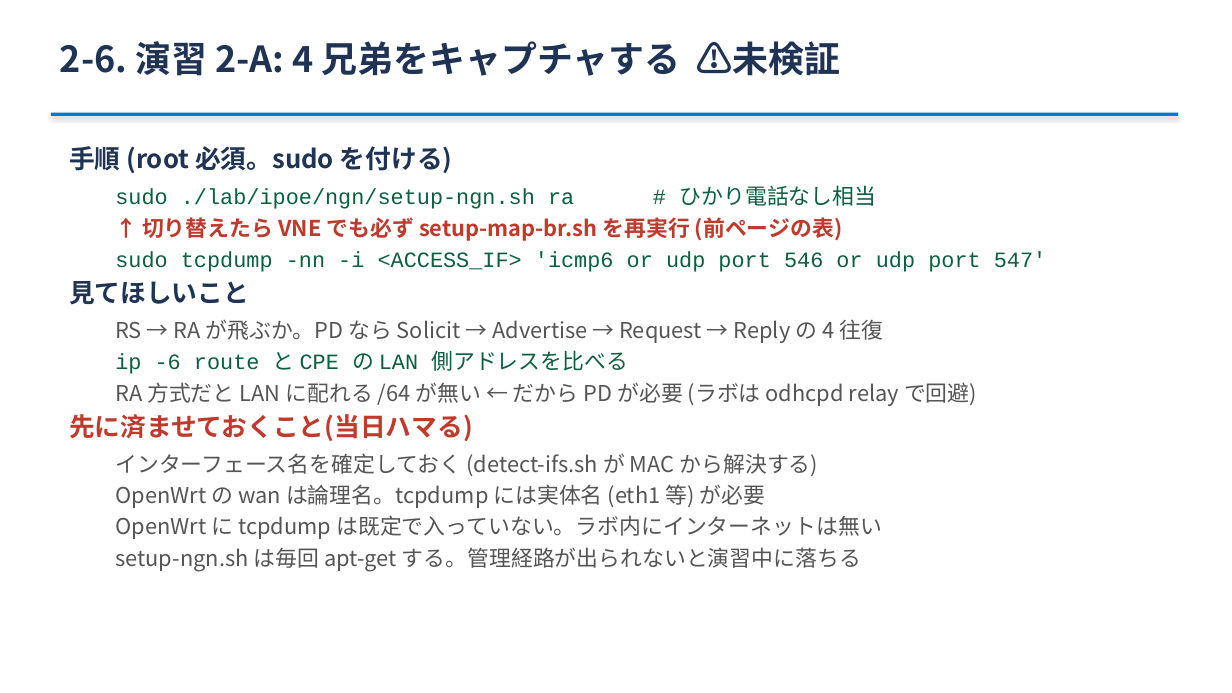
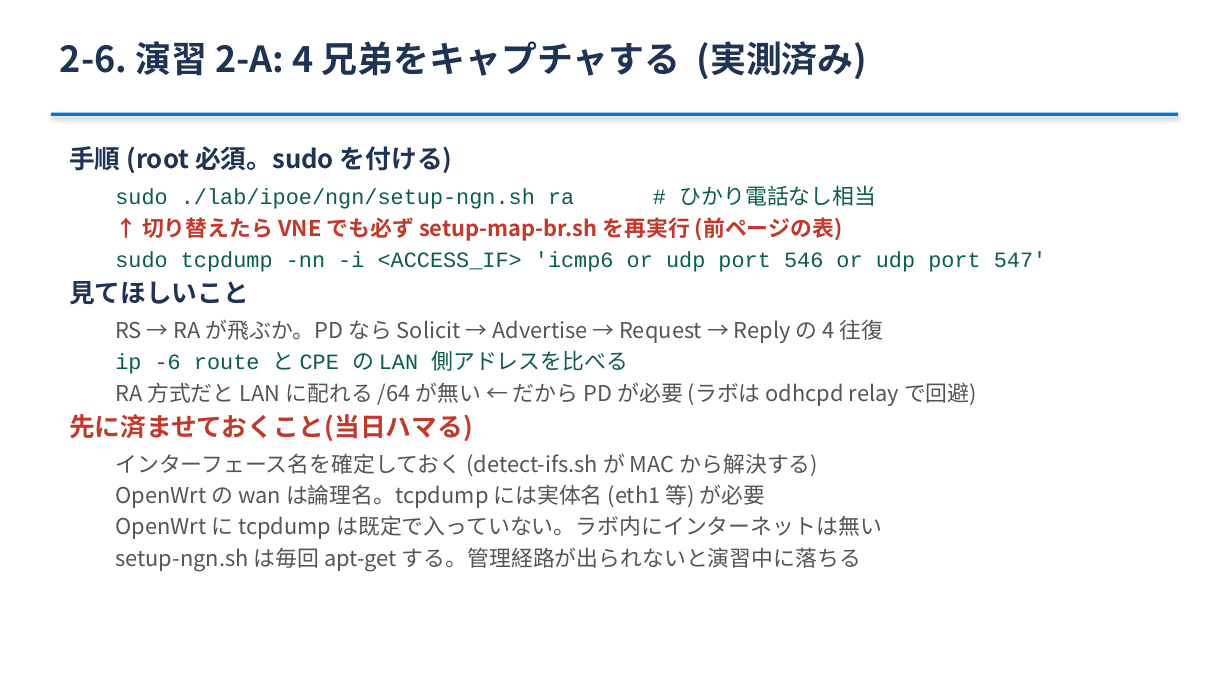
Before and after one commit to ginchankawaii/claude-code-book-template, a slide deck: slide 18 of docs/ipoe-lab/slides/toranomaki.pptx. Drawn at 1232x693 pixels with LibreOffice and Linux fonts; fonts in the diff are those of the drawing. Boxes give left, top, right and bottom in pixels: in the first picture for what was removed or moved away, otherwise in the second. Text is boxed around its words. In the diff, an @@ line names an element or a change of style, - is before the commit and + after.

```diff
--- a/docs/ipoe-lab/slides/toranomaki.pptx
+++ b/docs/ipoe-lab/slides/toranomaki.pptx
@@ text at bbox=[60, 41, 868, 79]: text changed @@
-2-6. 演習 2-A: 4 兄弟をキャプチャする ⚠未検証
+2-6. 演習 2-A: 4 兄弟をキャプチャする (実測済み)
```
Also in this commit, not shown: 5 other slides changed, 1 other file.
